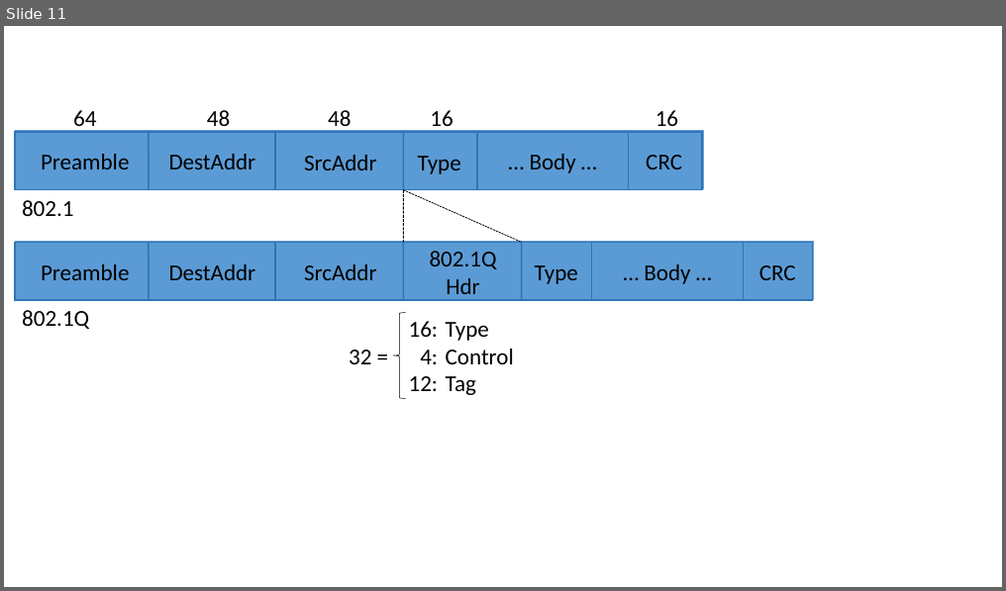
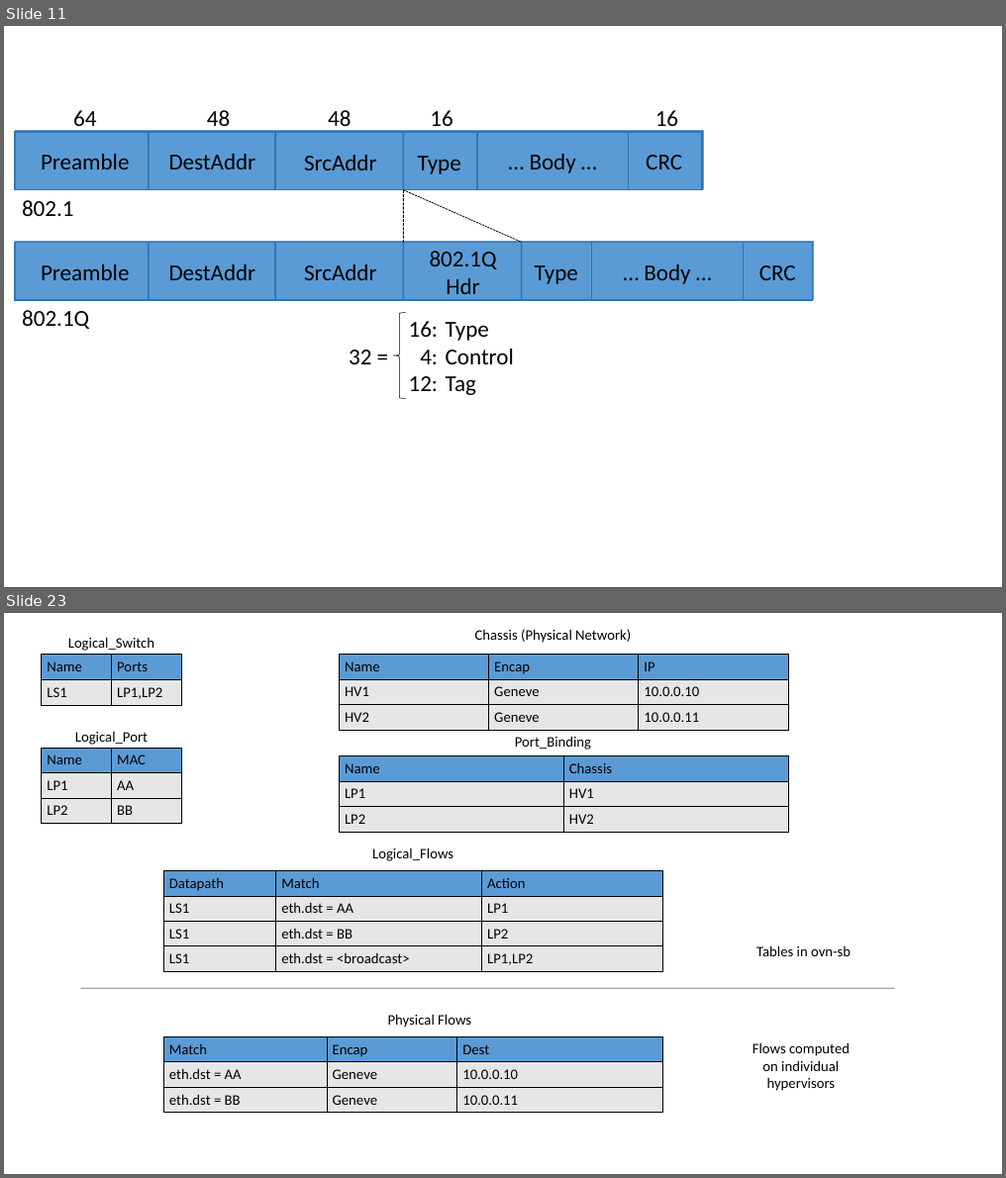
Before and after one commit to SystemsApproach/7E, a slide deck: virtual/figures/virtual.odp. Shown one above the other, each under a label of ours: slide 11 before the commit, slides 11 and 23 after it; the slides between them are not shown. The pictures are 1006x591 and 1006x1178 pixels, drawn with LibreOffice and Linux fonts; fonts in the diff are those of the drawing. Boxes give left, top, right and bottom in pixels: in the first picture for what was removed or moved away, otherwise in the second. Text is boxed around its words. In the diff, an @@ line names an element or a change of style, - is before the commit and + after.

```diff
--- a/virtual/figures/virtual.odp
+++ b/virtual/figures/virtual.odp
@@ slide 23 added at <box>4,613,1002,1174</box>, background #FFFFFF @@
@@ text added at <box>68,637,154,651</box>, 14 pt, text #000000 @@
+Logical_Switch
@@ text added at <box>475,629,631,643</box>, 14 pt, text #000000 @@
+Chassis (Physical Network)
@@ table added at <box>42,655,182,706</box>, 2 rows, 2 columns @@
+Name | Ports
+LS1 | LP1,LP2
@@ table added at <box>340,655,788,726</box>, 3 rows, 3 columns @@
+Name | Encap | IP
+HV1 | Geneve | 10.0.0.10
+HV2 | Geneve | 10.0.0.11
@@ table added at <box>42,748,182,819</box>, 3 rows, 2 columns @@
+Name | MAC
+LP1 | AA
+LP2 | BB
@@ text added at <box>75,732,148,745</box>, 14 pt, text #000000 @@
+Logical_Port
@@ table added at <box>340,756,788,828</box>, 3 rows, 2 columns @@
+Name | Chassis
+LP1 | HV1
+LP2 | HV2
@@ text added at <box>515,736,591,750</box>, 14 pt, text #000000 @@
+Port_Binding
@@ text added at <box>372,848,453,861</box>, 14 pt, text #000000 @@
+Logical_Flows
@@ table added at <box>163,871,662,969</box>, 4 rows, 3 columns @@
+Datapath | Match | Action
+LS1 | eth.dst = AA | LP1
+LS1 | eth.dst = BB | LP2
+LS1 | eth.dst = <broadcast> | LP1,LP2
@@ text added at <box>756,946,850,957</box>, 14 pt, text #000000 @@
+Tables in ovn-sb
@@ line added from (81, 988) to (895, 988), #000000 0.51 pt @@
@@ text added at <box>388,1014,471,1028</box>, 14 pt, text #000000 @@
+Physical Flows
@@ table added at <box>163,1038,662,1109</box>, 3 rows, 3 columns @@
+Match | Encap | Dest
+eth.dst = AA | Geneve | 10.0.0.10
+eth.dst = BB | Geneve | 10.0.0.11
@@ text added at <box>752,1043,849,1091</box>, 14 pt, text #000000 @@
+Flows computed
+on individual hypervisors
```
Also in this commit, not shown: 1 slide changed, 12 other slides added, 28 other files.
